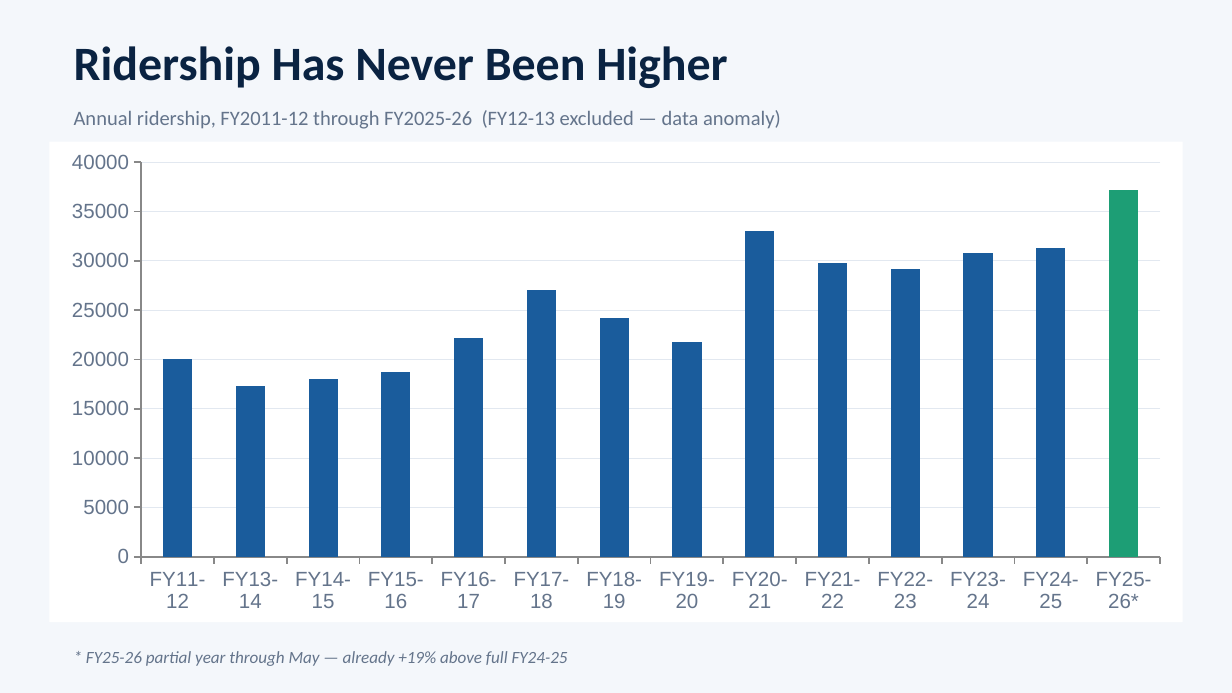
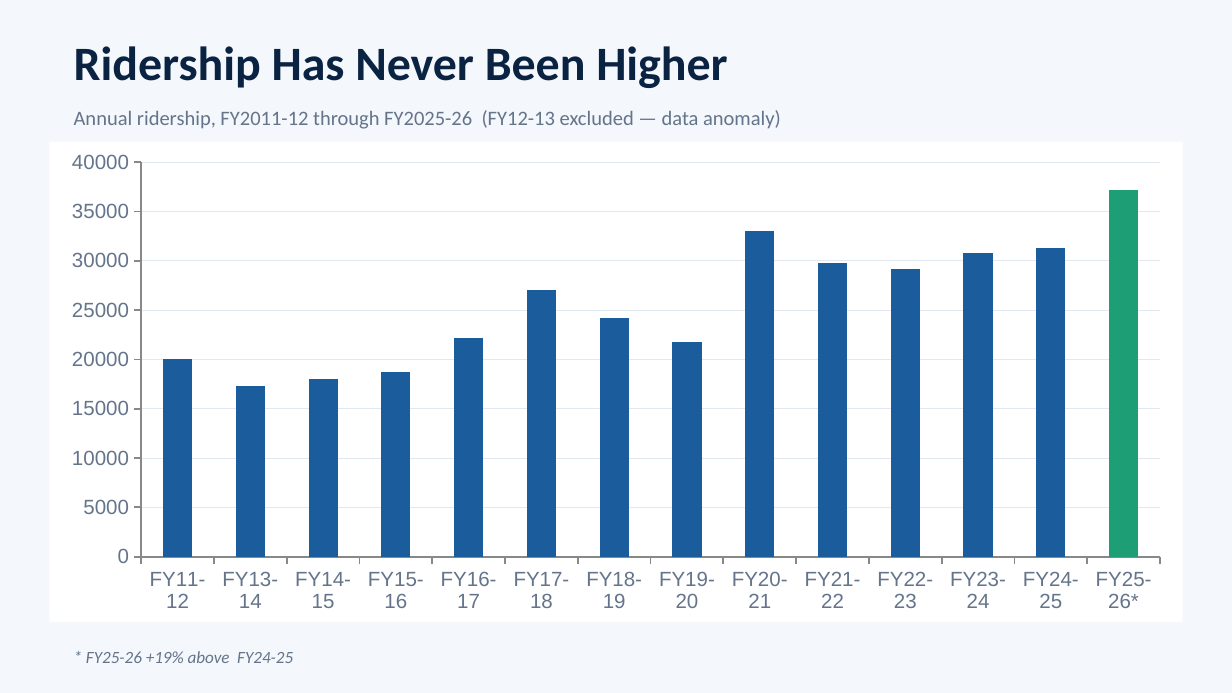
Before and after one commit to meekerwv-boop/Epta_Capstone, a slide deck: slide 9 of EPTA/EPTA_Funding_Case_2025.pptx (slide 6 before the commit). Drawn at 1232x693 pixels with LibreOffice and Linux fonts; fonts in the diff are those of the drawing. Boxes give left, top, right and bottom in pixels: in the first picture for what was removed or moved away, otherwise in the second. Text is boxed around its words. In the diff, an @@ line names an element or a change of style, - is before the commit and + after.

```diff
--- a/EPTA/EPTA_Funding_Case_2025.pptx
+++ b/EPTA/EPTA_Funding_Case_2025.pptx
@@ text at (x1=86, y1=651, x2=293, y2=663): text changed @@
-* FY25-26 partial year through May — already +19% above full FY24-25
+* FY25-26 +19% above FY24-25
```
Also in this commit, not shown: 12 other slides changed, 4 slides added, 2 slides removed, 6 other files.
